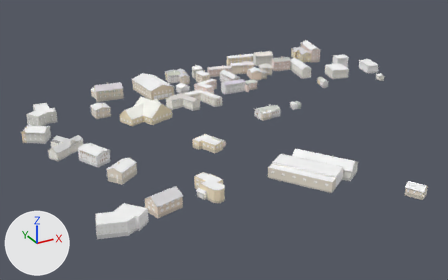
What one commit did to the glTF model world/buildings/b_-8_-12.glb.
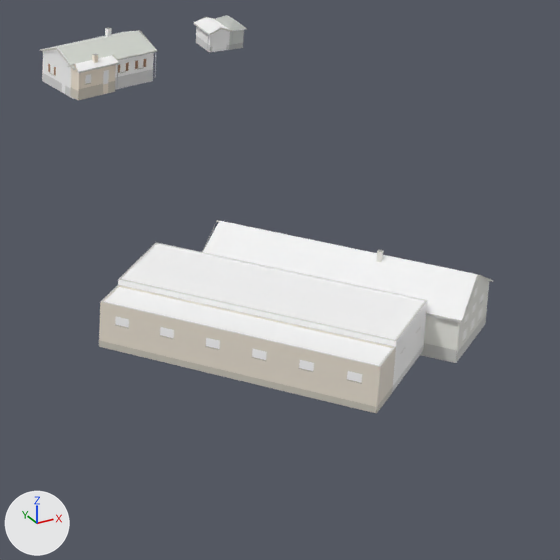
There are two pictures of each version: one whole from a 50 mm lens placed at (-2108.9, 2660.6, 504.6), pointed at (-1939.1, 2969.3, 350.2), one close up on the part from 55% to 84% of the width and 35% to 81% of the height. The lights are fixed; the arrows at lower left show +X, +Y and +Z. The last two pictures show the newer version. Vertices at exactly the same position are counted once.

Before the edit, the objects in view are built like this:
```python
me_bld = bpy.data.meshes.new('bld')
me_bld.from_pydata(...)  # 21686 vertices, 15190 faces; spans x -2051.0..-1791.0, y 2855.0..3076.0, z 349.0..376.0
me_bld.materials.append(mat_building)
ob_bld = bpy.data.objects.new('bld', me_bld)
ob_bld.location = (0.0, 0.0, 0.0)
```
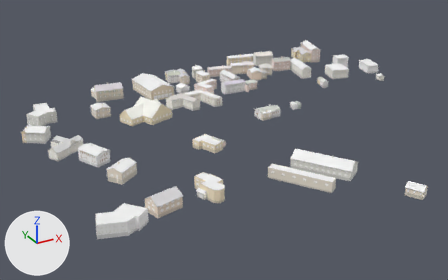
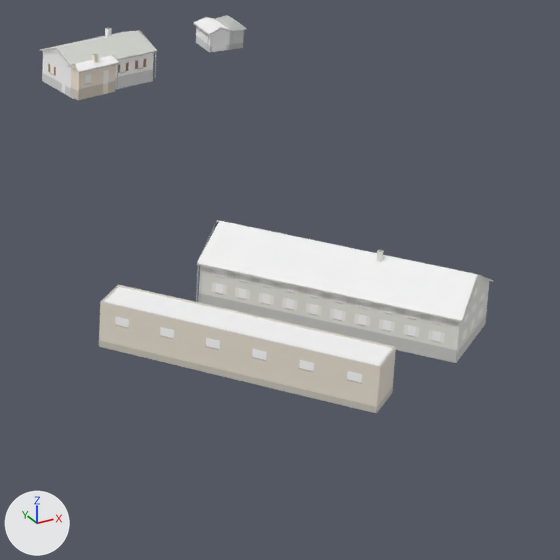
Where the change shows, as pixel boxes (x1, y1, x2, y2) in the close-ups (560 x 560 px):
```json
{"part": 1, "of": "me_bld", "change": "deleted", "before": [392, 344, 424, 392]}
{"part": 2, "of": "me_bld", "change": "cut back", "before": [118, 242, 457, 385], "after": [198, 266, 460, 363]}
```

Scene script edits in JSON lines:
```json
{"block": "me_bld", "where": "# used by ob_bld; location = (0.0, 0.0, 0.0)"}
{"op": "remove", "block": "me_bld", "code": "me_bld.from_pydata(...)  # 21686 vertices, 15190 faces; spans x -2051.0..-1791.0, y 2855.0..3076.0, z 349.0..376.0"}
{"op": "add", "block": "me_bld", "code": "me_bld.from_pydata(...)  # 22064 vertices, 15400 faces; spans x -2051.0..-1791.0, y 2855.0..3076.0, z 349.0..376.0"}
{"block": "me_bld", "change": "me_bld part 1: the loose piece of 4 vertices spanning x -1920.0..-1910.0, y 2883.0..2890.0, z 352.0..353.0 is deleted"}
{"block": "me_bld", "change": "me_bld part 2: 4 vertices moved within x -1926.0..-1910.0, y 2890.0..2916.0, z 353.0; 57 vertices removed from x -1940.0..-1910.0, y 2883.0..2921.0, z 352.0..359.0; 375 vertices added at x -1940.0..-1907.0, y 2883.0..2916.0, z 353.0..357.0"}
{"block": "me_bld", "change": "other edits to the shape of me_bld do not show in these pictures"}
```
